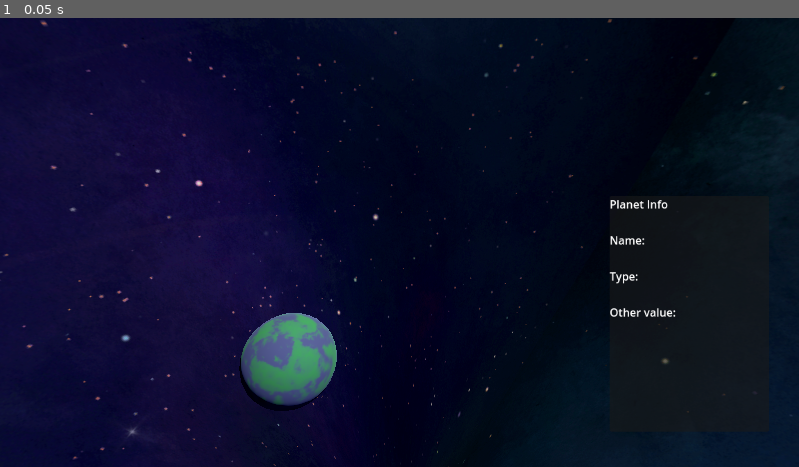
Above: before the commit, frame 1.
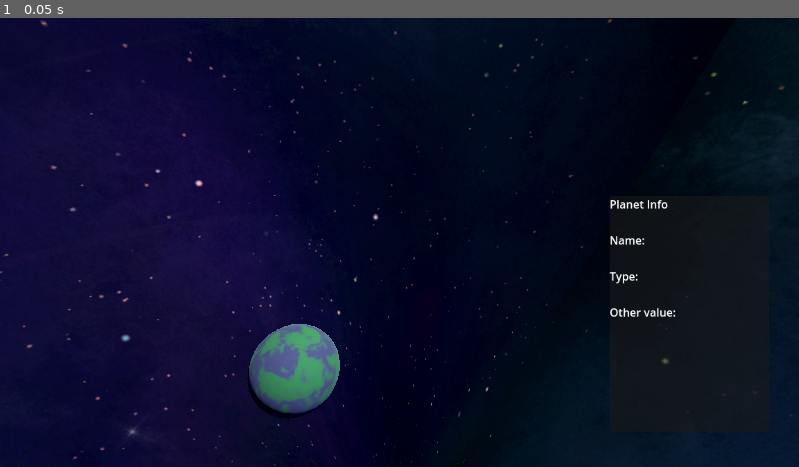
Above: after the commit, the same moment.

Repository: hazimbharis/worldlinkergame
Game: Godot game, scene res://GameScene.tscn
The game is run twice, just before and just after one commit, with the same random seed, the same clock (stepped at 60 frames per second) and the same inputs.
Inputs:
- Up to frame 1 (0.05 s): no input

The runs differ from the first frame. In frame 1, 1.5% of the frame differs, in the area x 29-43%, y 65-90%.
Error before the commit: Invalid access to property or key 'x' on a base object of type 'float'. (res://camera.gd:21)

Commit message:
janky drag camera
its kinda bad

Diff:
--- a/GameScene.tscn
+++ b/GameScene.tscn
@@ -25,7 +25,7 @@
 shadow_enabled = true
 
 [node name="Camera3D" type="Camera3D" parent="."]
-transform = Transform3D(0.737802, -0.451885, 0.501447, -0.0073952, 0.737409, 0.675406, -0.674977, -0.502024, 0.54072, 1.85277, 8.28873, 2.58007)
+transform = Transform3D(0.737802, -0.451885, 0.501447, -0.0073952, 0.737409, 0.675406, -0.674977, -0.502024, 0.54072, 1.85277, 8.74802, 2.58007)
 script = ExtResource("2_rns3q")
 
 [node name="Planet" parent="." instance=ExtResource("1_gd7pm")]
--- a/camera.gd
+++ b/camera.gd
@@ -6,7 +6,6 @@
 const ZOOM_RATE: float = 8.0
 
 var _target_zoom: float = 1.0
-var zoom = 1
 
 func zoom_in() -> void:
 	_target_zoom = max(_target_zoom - ZOOM_INCREMENT, MIN_ZOOM)
@@ -17,16 +16,23 @@
 	set_physics_process(true)
 
 func _physics_process(delta: float) -> void:
-	zoom = lerp(zoom, int(_target_zoom) * 1, ZOOM_RATE * delta)
-	set_physics_process(not is_equal_approx(zoom.x, _target_zoom))
+	#zoom = lerp(zoom, int(_target_zoom) * 1, ZOOM_RATE * delta)
+	#set_physics_process(not is_equal_approx(zoom.x, _target_zoom))
+	pass
 
-func _unhandled_input(event: InputEvent) -> void:
+func _input(event: InputEvent) -> void:
 	if event is InputEventMouseMotion:
 		if event.button_mask == MOUSE_BUTTON_MASK_MIDDLE:
-			position -= event.relative * zoom
+			position.x -= event.relative.x #* zoom
+			position.z -= event.relative.y
+		if event.button_mask == MOUSE_BUTTON_MASK_RIGHT:
+			rotation.x -= event.relative.x #* zoom
+			rotation.z -= event.relative.y
 	if event is InputEventMouseButton:
 		if event.is_pressed():
 			if event.button_index == MOUSE_BUTTON_WHEEL_UP:
+				fov -= ZOOM_RATE
 				zoom_in()
 			if event.button_index == MOUSE_BUTTON_WHEEL_DOWN:
+				fov += ZOOM_RATE
 				zoom_out()
